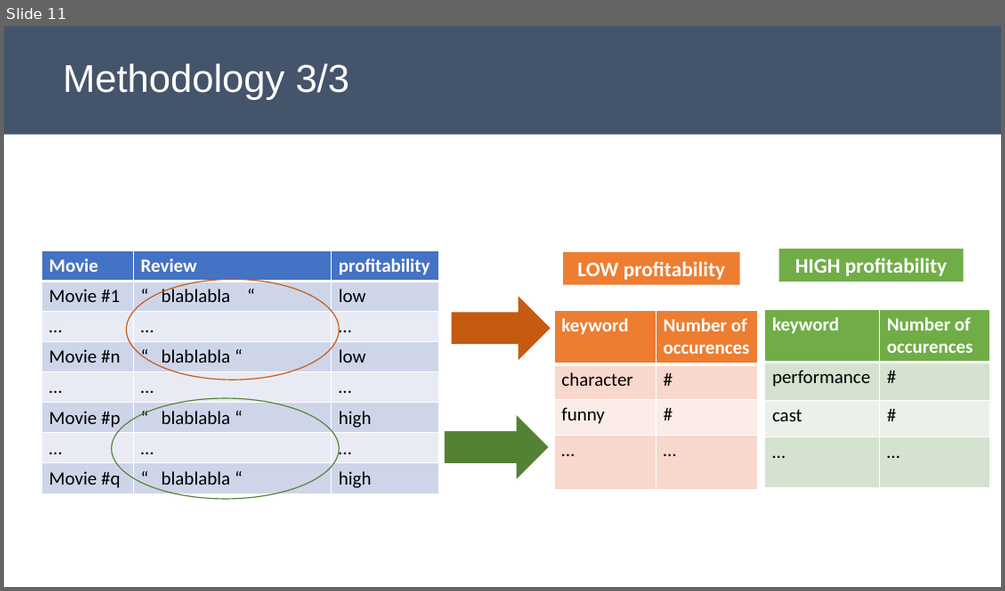
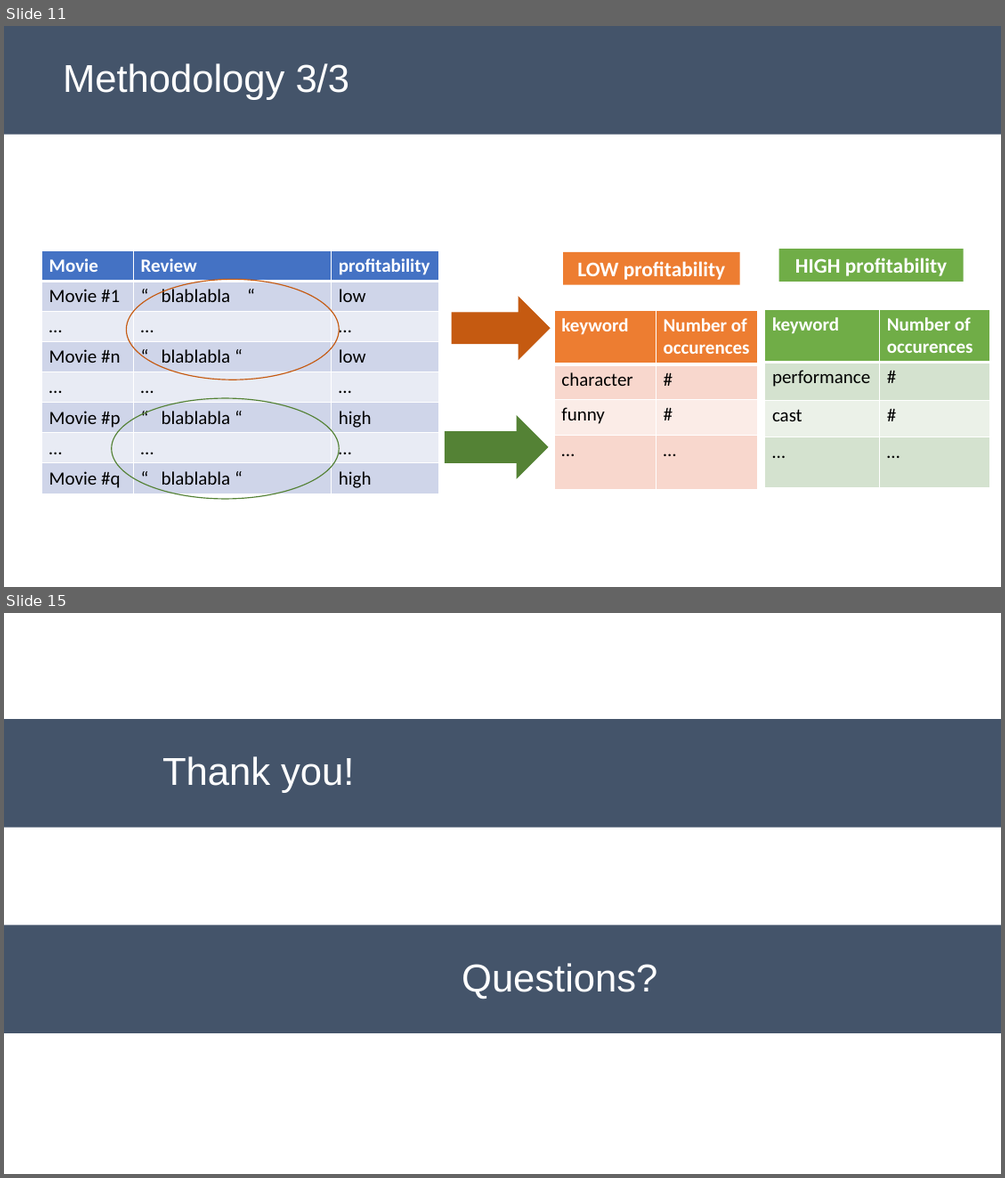
Before and after one commit to poariston/DataAnalysis_SuccessfulMovies, a slide deck: Mod1Project_Presentation_POAriston.pptx. Shown one above the other, each under a label of ours: slide 11 before the commit, slides 11 and 15 after it; the slides between them are not shown. The pictures are 1005x591 and 1005x1178 pixels, drawn with LibreOffice and Linux fonts; fonts in the diff are those of the drawing. Boxes give left, top, right and bottom in pixels: in the first picture for what was removed or moved away, otherwise in the second. Text is boxed around its words. In the diff, an @@ line names an element or a change of style, - is before the commit and + after.

```diff
--- a/Mod1Project_Presentation_POAriston.pptx
+++ b/Mod1Project_Presentation_POAriston.pptx
@@ slide 15 added at bbox=[4, 613, 1001, 1174], background #FFFFFF @@
@@ rectangle added at bbox=[4, 719, 1001, 827], fill #44546A, 37.3 pt, text #FFFFFF @@
+Thank you!
@@ rectangle added at bbox=[4, 925, 1001, 1033], fill #44546A, 37.3 pt, text #FFFFFF @@
+Questions?
```
Also in this commit, not shown: 5 slides changed, 1 other slide added, 2 other files.
